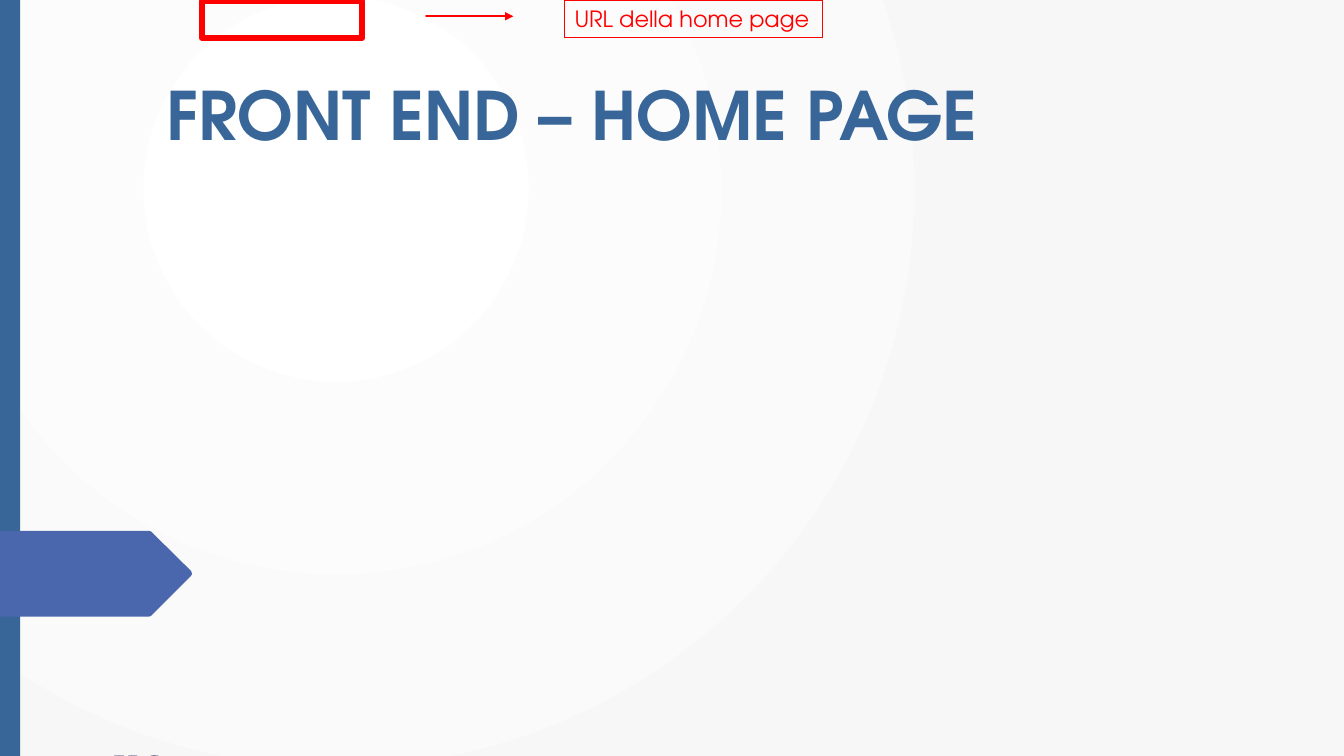
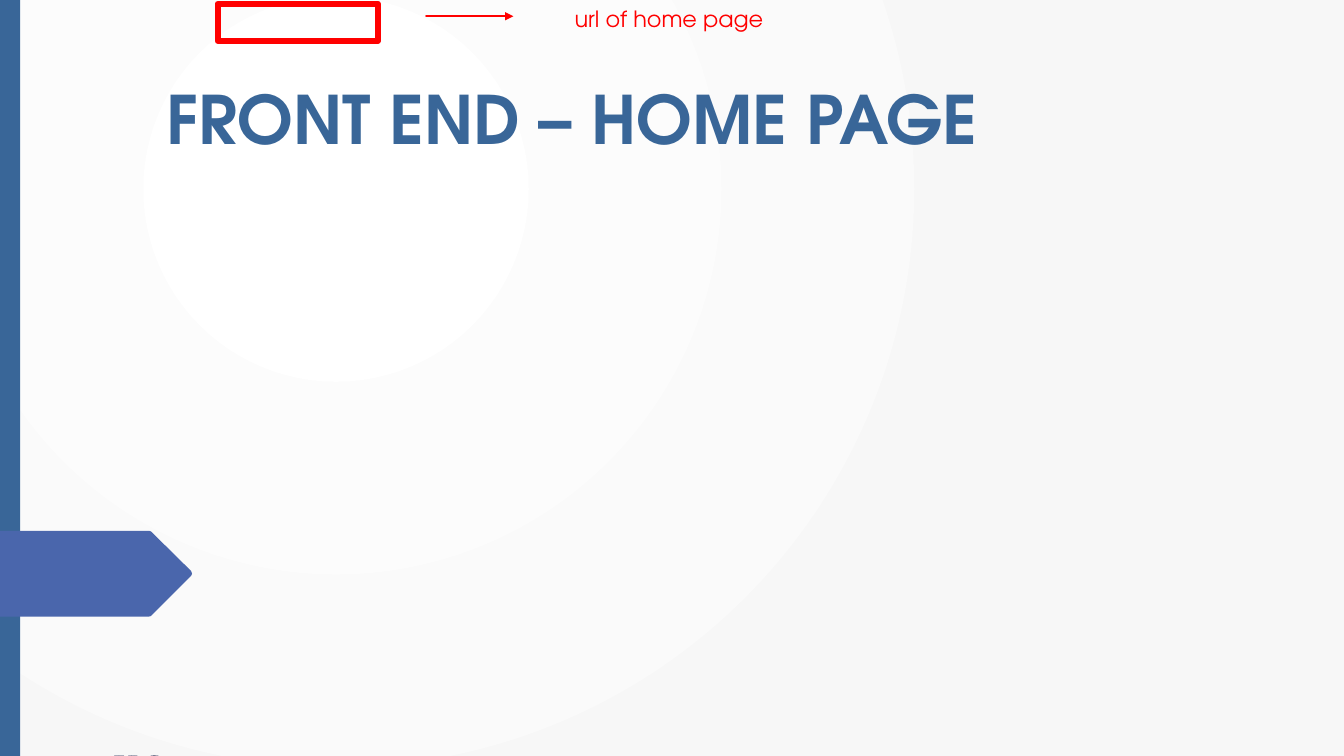
Before and after one commit to edo98811/IoT_project, a slide deck: slide 8 of Documenti/progetto_finale_last.pptx. Drawn at 1344x756 pixels with LibreOffice and Linux fonts; fonts in the diff are those of the drawing; background and template pictures are left out. Boxes give left, top, right and bottom in pixels: in the first picture for what was removed or moved away, otherwise in the second. Text is boxed around its words. In the diff, an @@ line names an element or a change of style, - is before the commit and + after.

```diff
--- a/Documenti/progetto_finale_last.pptx
+++ b/Documenti/progetto_finale_last.pptx
@@ rectangle: place and size @@
-rectangle at (202, 1, 362, 38)
+rectangle at (218, 4, 378, 41)
@@ text "url of home page": place and size @@
-text "url of home page" at (565, 1, 822, 38)
+text "url of home page" at (575, 10, 763, 32)
@@ text "url of home page" at (575, 10, 763, 32): outline #FF0000 0.75 pt to none @@
@@ text at (575, 10, 763, 32): text changed @@
-URL della home page
+url of home page
@@ title "FRONT END – HOME PAGE": place and size @@
-title "FRONT END – HOME PAGE" at (166, 89, 977, 141)
+title "FRONT END – HOME PAGE" at (166, 93, 977, 145)
```
Also in this commit, not shown: 15 other slides changed, 7 slides added, 6 slides removed.
